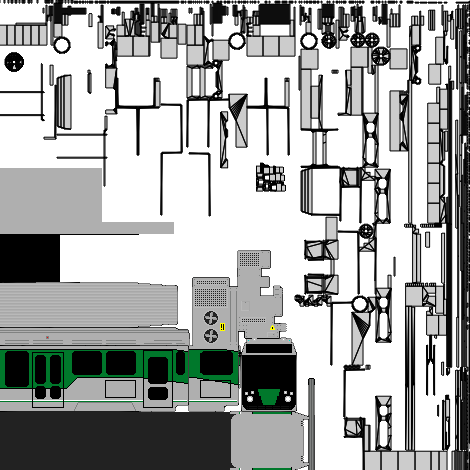
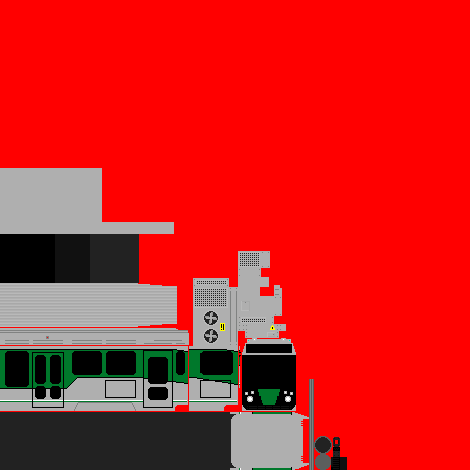
Layers edited between the first and the second 470 × 470 image:
added layer "Undercarriage Accessories" above "Ends" over [314, 436, 347, 470]
painted on "Solid Colors" over [2, 234, 139, 283]
added layer "Background" above "Dropped Buffer" over [0, 0, 470, 470]
painted on "Dropped Buffer" over [0, 0, 470, 470]
